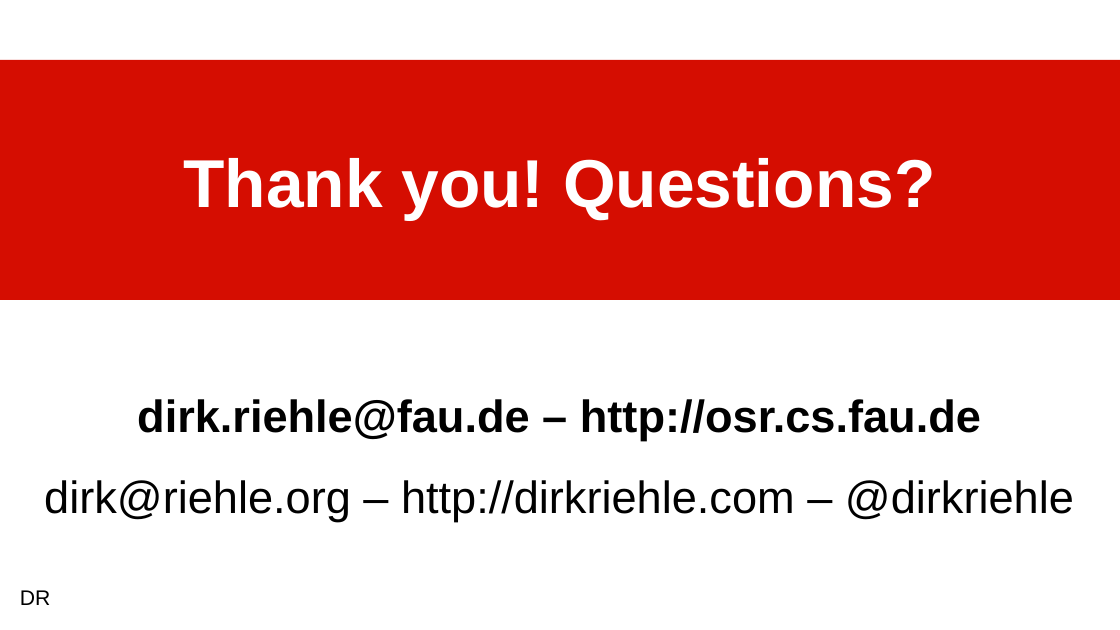
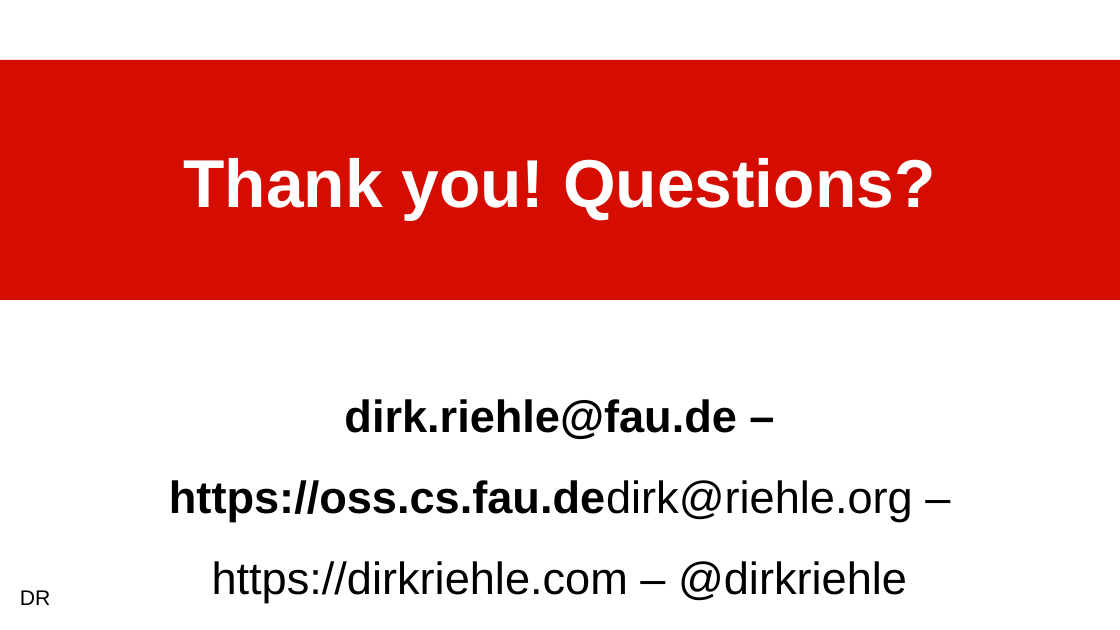
Before and after one commit to dirkriehle/amos-course, a slide deck: slide 65 of Lecture slides/AMOS D01 - Product Management.odp. Drawn at 1120x630 pixels with LibreOffice and Linux fonts; fonts in the diff are those of the drawing. Boxes give left, top, right and bottom in pixels: in the first picture for what was removed or moved away, otherwise in the second. Text is boxed around its words. In the diff, an @@ line names an element or a change of style, - is before the commit and + after.

```diff
--- a/Lecture slides/AMOS D01 - Product Management.odp
+++ b/Lecture slides/AMOS D01 - Product Management.odp
@@ subtitle at (169, 399, 913, 603): text changed @@
-dirk.riehle@fau.de – http://osr.cs.fau.de
-dirk@riehle.org – http://dirkriehle.com – @dirkriehle
+dirk.riehle@fau.de – https://oss.cs.fau.dedirk@riehle.org – https://dirkriehle.com – @dirkriehle
```
Also in this commit, not shown: 1 other slide changed, 29 other files.
